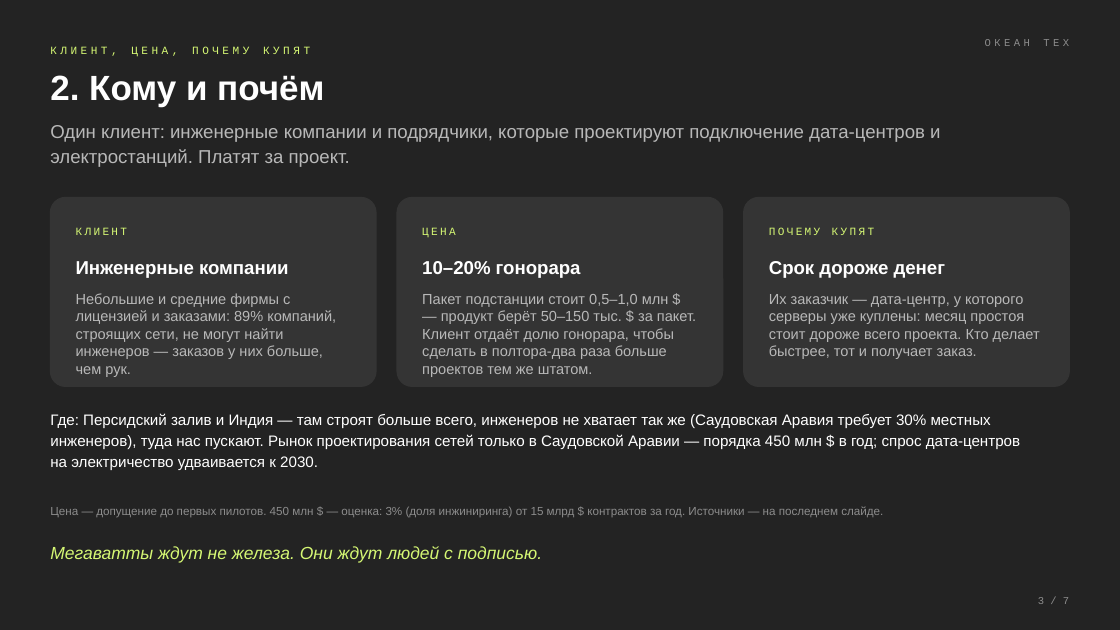
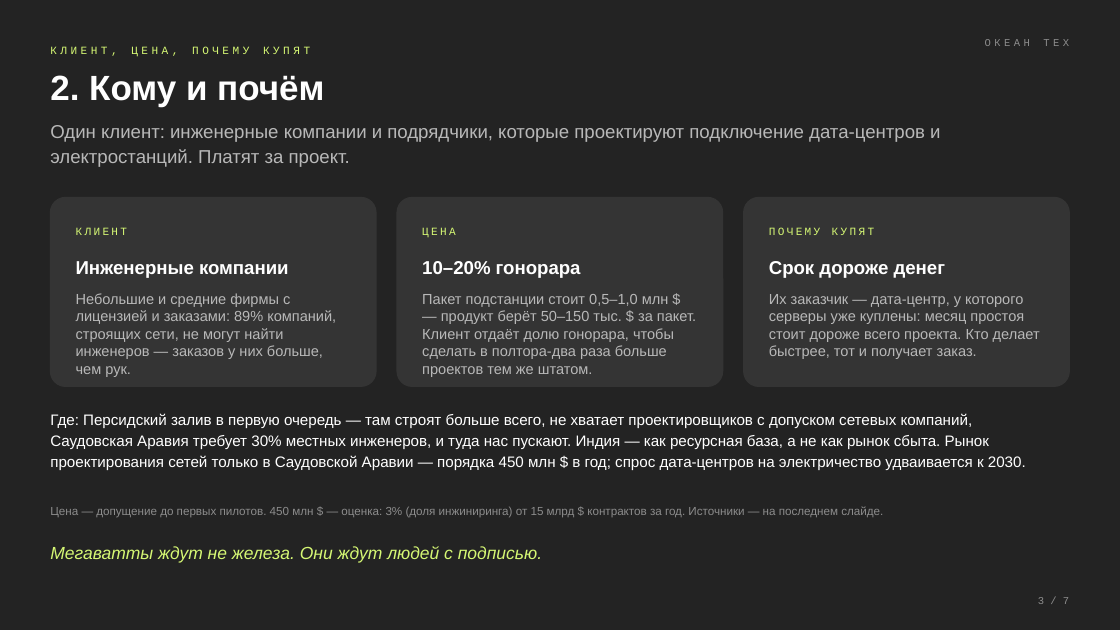
Before and after one commit to komoroshin/research, a slide deck: slide 3 of ai-case-library/research/ventures/grid-product-deck.pptx. Drawn at 1120x630 pixels with LibreOffice and Linux fonts; fonts in the diff are those of the drawing. Boxes give left, top, right and bottom in pixels: in the first picture for what was removed or moved away, otherwise in the second. Text is boxed around its words. In the diff, an @@ line names an element or a change of style, - is before the commit and + after.

```diff
--- a/ai-case-library/research/ventures/grid-product-deck.pptx
+++ b/ai-case-library/research/ventures/grid-product-deck.pptx
@@ text at bbox=[50, 413, 1026, 470]: text changed @@
-Где: Персидский залив и Индия — там строят больше всего, инженеров не хватает так же (Саудовская Аравия требует 30% местных инженеров), туда нас пускают. Рынок проектирования сетей только в Саудовской Аравии — порядка 450 млн $ в год; спрос дата-центров на электричество удваивается к 2030.
+Где: Персидский залив в первую очередь — там строят больше всего, не хватает проектировщиков с допуском сетевых компаний, Саудовская Аравия требует 30% местных инженеров, и туда нас пускают. Индия — как ресурсная база, а не как рынок сбыта. Рынок проектирования сетей только в Саудовской Аравии — порядка 450 млн $ в год; спрос дата-центров на электричество удваивается к 2030.
```
Also in this commit, not shown: 13 other files.
